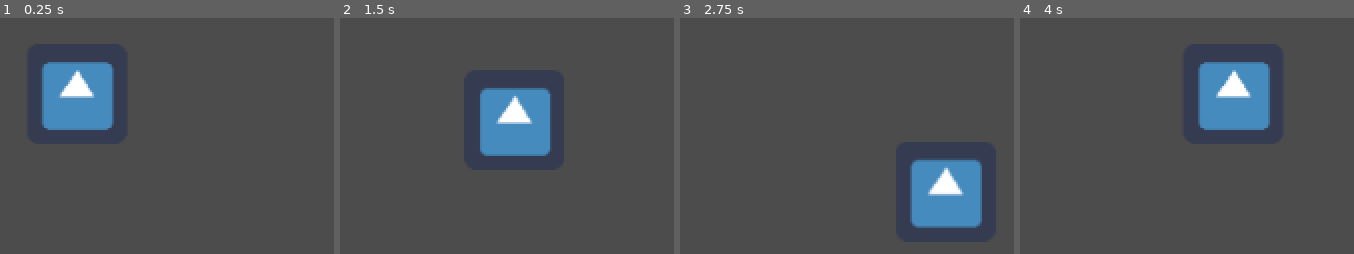
Above: before the commit, frames 1-4 (left to right).
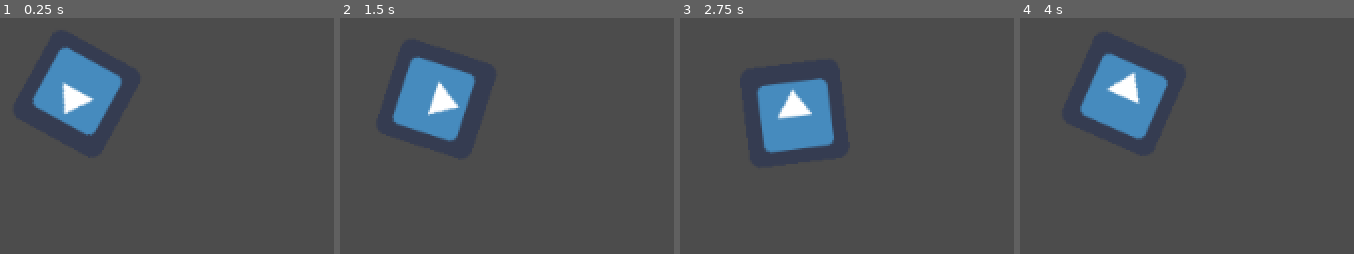
Above: after the commit, the same moments.

Repository: yenyao/GodotJam
Game: Godot game, scene res://src/Levels/FirstScene.tscn
Same seed, same stepped clock (60 frames per second), same inputs: the game is played once before the commit and once after it. The project has no main scene, so this scene is started directly. The engine's default icon, where the game draws it, is replaced by a stand-in: a white triangle on a blue panel in a dark square.
Inputs (mouse positions are in pixels of both pictures, inside the frame that each line leads up to):
- Up to frame 1 (0.25 s): no input
- Up to frame 2 (1.5 s): tap Enter at 0.5 s; move the mouse to (outside the picture) at 0.52 s; hold D (move_right) 0.53-1.28 s; move the mouse to (outside the picture) at 1.27 s; hold S (move_down) from 1.28 s (still down)
- Up to frame 3 (2.75 s): move the mouse to (outside the picture) at 2.02 s; release S (move_down) at 2.03 s; hold D (move_right) from 2.03 s (still down)
- Up to frame 4 (4 s): move the mouse to (outside the picture) at 2.77 s; release D (move_right) at 2.78 s; hold W (move_up) 2.78-3.53 s; move the mouse to (outside the picture) at 3.52 s; hold A (move_left) from 3.53 s (still down)

The runs differ from the first frame. In frame 1, 3.2% of the frame differs, in the area x 9-37%, y 11-50%; in frame 2, 12%; in frame 3, 12%, in the area x 22-91%, y 25-89%; in frame 4, 12%.

Commit message:
Add player rotation

Diff:
--- a/src/Levels/FirstScene.tscn
+++ b/src/Levels/FirstScene.tscn
@@ -6,4 +6,3 @@
 
 [node name="KinematicBody2D" parent="." instance=ExtResource( 1 )]
 position = Vector2( 339.69, 187.043 )
-speed = 5000
--- a/src/actors/player.gd
+++ b/src/actors/player.gd
@@ -8,7 +8,12 @@
 func _physics_process(delta):
 	velocity = move_player()
 
+func _process(delta):
+	# Player faces mouse cursor
+	look_at(get_global_mouse_position())
 
+
+# Moves player in 4 directions
 func move_player():
 	direction.x = Input.get_action_strength("move_right") - Input.get_action_strength("move_left")
 	direction.y = Input.get_action_strength("move_down") - Input.get_action_strength("move_up")
